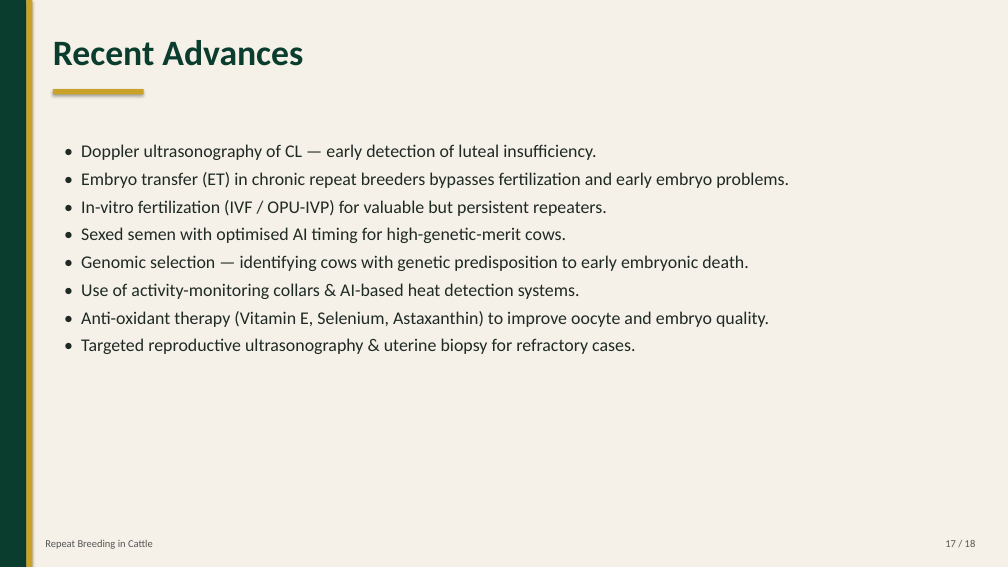
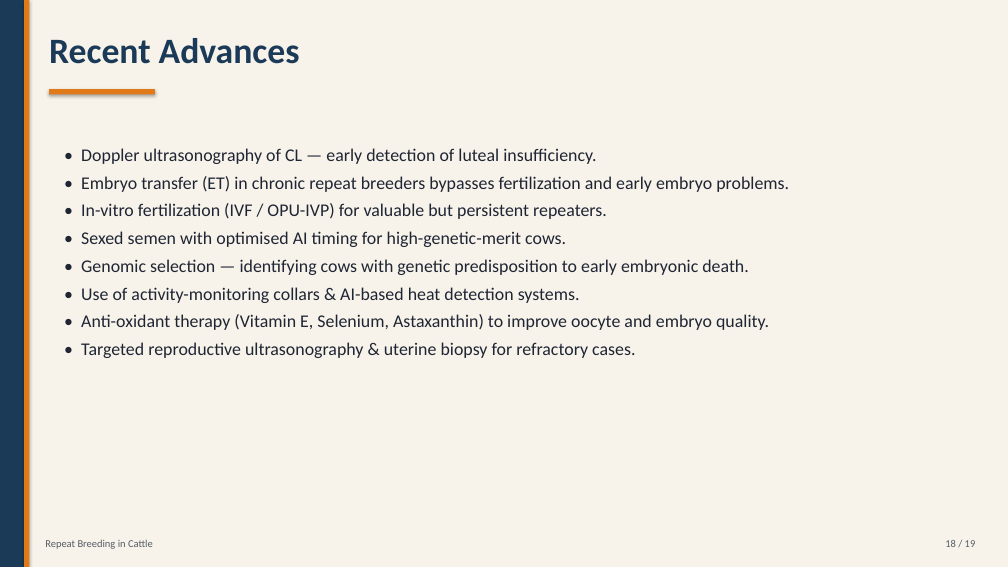
Before and after one commit to shumonlaskar9-cell/MAIN-KIRO, a slide deck: slide 18 of Repeat_Breeding.pptx (slide 17 before the commit). Drawn at 1008x567 pixels with LibreOffice and Linux fonts; fonts in the diff are those of the drawing. Boxes give left, top, right and bottom in pixels: in the first picture for what was removed or moved away, otherwise in the second. Text is boxed around its words. In the diff, an @@ line names an element or a change of style, - is before the commit and + after.

Commit message:
Refresh deck: navy/amber theme, 5 photos, buffalo-specific slide

```diff
--- a/Repeat_Breeding.pptx
+++ b/Repeat_Breeding.pptx
@@ rectangle at (x1=0, y1=0, x2=1008, y2=567): fill #F5F1E8 to #F7F3EB @@
@@ rectangle at (x1=0, y1=0, x2=24, y2=567): fill #0B3D2E to #1B3A57 @@
@@ rectangle moved from (x1=26, y1=0, x2=33, y2=567) to (x1=24, y1=0, x2=29, y2=567) @@
@@ rectangle at (x1=24, y1=0, x2=29, y2=567): fill #C9A227 to #E07A18 @@
@@ text "Recent Advances" at (x1=49, y1=38, x2=300, y2=64): text colour #0B3D2E to #1B3A57 @@
@@ rectangle at (x1=49, y1=89, x2=155, y2=95): fill #C9A227 to #E07A18 @@
@@ rectangle resized from (x1=53, y1=89, x2=144, y2=95) to (x1=49, y1=89, x2=155, y2=95) @@
@@ text "• Doppler ultrasonography of CL ..." at (x1=81, y1=148, x2=789, y2=358): text colour #1F2A24 to #1F2533 @@
@@ text "Repeat Breeding in Cattle" at (x1=45, y1=540, x2=153, y2=549): text colour #555555 to #555C66 @@
@@ text at (x1=945, y1=540, x2=976, y2=547): text changed; text colour #555555 to #555C66 @@
-17 / 18
+18 / 19
```
Also in this commit, not shown: 17 other slides changed, 1 slide added, 6 other files.
